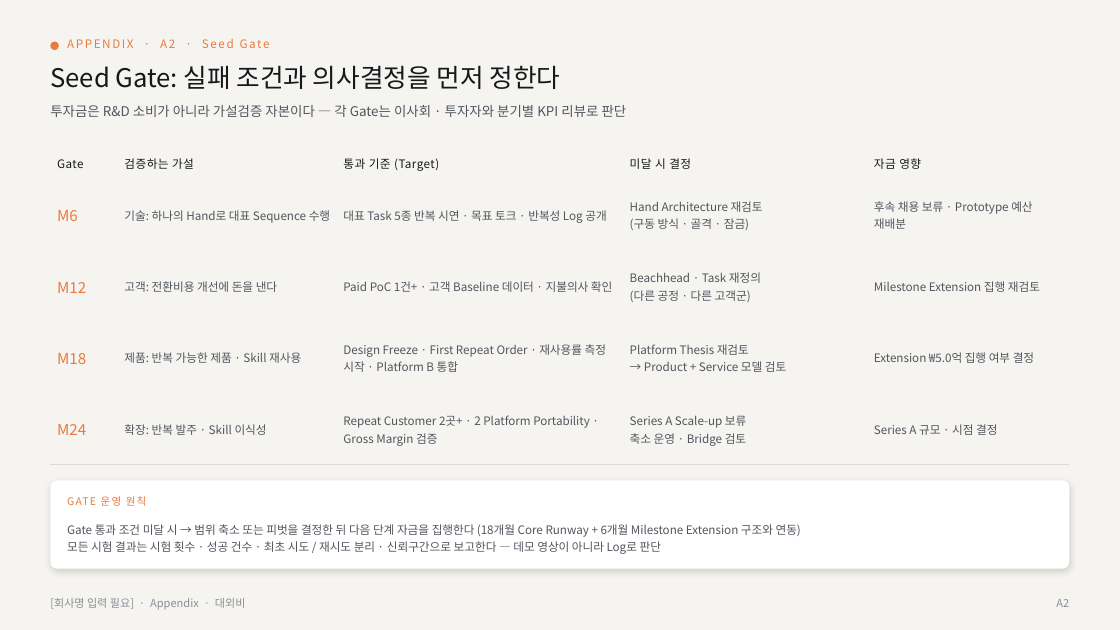
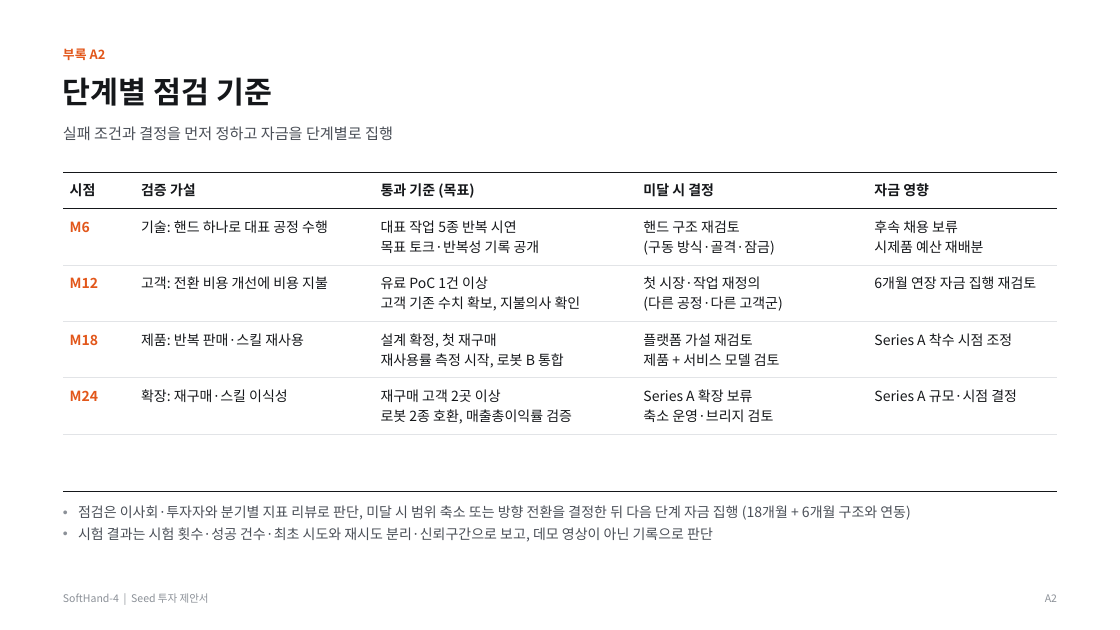
Before and after one commit to kimdonghyun2789-hash/D, a slide deck: slide 19 of SoftHand_Founding_Seed_IR_Deck_Final.pptx (slide 18 before the commit). Drawn at 1120x630 pixels with LibreOffice and Linux fonts; fonts in the diff are those of the drawing. Boxes give left, top, right and bottom in pixels: in the first picture for what was removed or moved away, otherwise in the second. Text is boxed around its words. In the diff, an @@ line names an element or a change of style, - is before the commit and + after.

```diff
--- a/SoftHand_Founding_Seed_IR_Deck_Final.pptx
+++ b/SoftHand_Founding_Seed_IR_Deck_Final.pptx
@@ background #F5F4F1 to #FFFFFF @@
@@ ellipse removed at (50, 41, 59, 50) @@
@@ text added at (63, 48, 106, 60), 11 pt, text #E2571B, bold @@
+부록 A2
@@ text removed at (67, 39, 270, 48) @@
-APPENDIX · A2 · Seed Gate
@@ text added at (63, 77, 272, 106), 26 pt, text #15171A, bold @@
+단계별 점검 기준
@@ text removed at (50, 105, 627, 117) @@
-투자금은 R&D 소비가 아니라 가설검증 자본이다 — 각 Gate는 이사회 · 투자자와 분기별 KPI 리뷰로 판단
@@ text at (63, 126, 393, 140): text changed; size 22 to 13 pt; text colour #16181B to #4A4F57 @@
-Seed Gate: 실패 조건과 의사결정을 먼저 정한다
+실패 조건과 결정을 먼저 정하고 자금을 단계별로 집행
@@ table at (63, 172, 1057, 434) @@
-row 1: Gate | 검증하는 가설 | 통과 기준 (Target) | 미달 시 결정 | 자금 영향
+row 1: 시점 | 검증 가설 | 통과 기준 (목표) | 미달 시 결정 | 자금 영향
-row 2: M6 | 기술: 하나의 Hand로 대표 Sequence 수행 | 대표 Task 5종 반복 시연 · 목표 토크 · 반복성 Log 공개 | Hand Architecture 재검토 / (구동 방식 · 골격 · 잠금) | 후속 채용 보류 · Prototype 예산 재배분
+row 2: M6 | 기술: 핸드 하나로 대표 공정 수행 | 대표 작업 5종 반복 시연 / 목표 토크·반복성 기록 공개 | 핸드 구조 재검토 / (구동 방식·골격·잠금) | 후속 채용 보류 / 시제품 예산 재배분
-row 3: M12 | 고객: 전환비용 개선에 돈을 낸다 | Paid PoC 1건+ · 고객 Baseline 데이터 · 지불의사 확인 | Beachhead · Task 재정의 / (다른 공정 · 다른 고객군) | Milestone Extension 집행 재검토
+row 3: M12 | 고객: 전환 비용 개선에 비용 지불 | 유료 PoC 1건 이상 / 고객 기존 수치 확보, 지불의사 확인 | 첫 시장·작업 재정의 / (다른 공정·다른 고객군) | 6개월 연장 자금 집행 재검토
-row 4: M18 | 제품: 반복 가능한 제품 · Skill 재사용 | Design Freeze · First Repeat Order · 재사용률 측정 시작 · Platform B 통합 | Platform Thesis 재검토 / → Product + Service 모델 검토 | Extension ₩5.0억 집행 여부 결정
+row 4: M18 | 제품: 반복 판매·스킬 재사용 | 설계 확정, 첫 재구매 / 재사용률 측정 시작, 로봇 B 통합 | 플랫폼 가설 재검토 / 제품 + 서비스 모델 검토 | Series A 착수 시점 조정
-row 5: M24 | 확장: 반복 발주 · Skill 이식성 | Repeat Customer 2곳+ · 2 Platform Portability · Gross Margin 검증 | Series A Scale-up 보류 / 축소 운영 · Bridge 검토 | Series A 규모 · 시점 결정
+row 5: M24 | 확장: 재구매·스킬 이식성 | 재구매 고객 2곳 이상 / 로봇 2종 호환, 매출총이익률 검증 | Series A 확장 보류 / 축소 운영·브리지 검토 | Series A 규모·시점 결정
@@ size 10 to 12 pt, text colour #16181B to #15171A, letter spacing 0.4 to 0 pt in "미달 시 결정", "자금 영향" @@
@@ bold on in "미달 시 결정", "자금 영향", "M6", "M12" and 2 more places @@
@@ size 13 to 12 pt, text colour #EC7A3C to #E2571B in "M6", "M12", "M18", "M24" @@
@@ line spacing 1.05 to 1 @@
@@ borders changed @@
@@ table: place and size @@
-table at (50, 147, 1070, 465)
+table at (63, 172, 1057, 434)
@@ rounded rectangle removed at (50, 481, 1070, 569) @@
@@ line added from (63, 492) to (1057, 492), #15171A 1 pt @@
@@ text at (78, 505, 911, 542): text changed; size 10 to 12 pt; text colour #51565E to #4A4F57 @@
-Gate 통과 조건 미달 시 → 범위 축소 또는 피벗을 결정한 뒤 다음 단계 자금을 집행한다 (18개월 Core Runway + 6개월 Milestone Extension 구조와 연동)
-모든 시험 결과는 시험 횟수 · 성공 건수 · 최초 시도 / 재시도 분리 · 신뢰구간으로 보고한다 — 데모 영상이 아니라 Log로 판단
+• 점검은 이사회·투자자와 분기별 지표 리뷰로 판단, 미달 시 범위 축소 또는 방향 전환을 결정한 뒤 다음 단계 자금 집행 (18개월 + 6개월 구조와 연동)
+• 시험 결과는 시험 횟수·성공 건수·최초 시도와 재시도 분리·신뢰구간으로 보고, 데모 영상이 아닌 기록으로 판단
@@ text removed at (101, 496, 147, 506) @@
-GATE 운영 원칙
@@ text removed at (50, 598, 246, 610) @@
-[회사명 입력 필요] · Appendix · 대외비
@@ text added at (63, 593, 209, 603), 9 pt, text #8C9198 @@
+SoftHand-4 | Seed 투자 제안서
@@ text "A2": place and size @@
-text "A2" at (1056, 599, 1069, 607)
+text "A2" at (1045, 594, 1057, 602)
@@ text "A2" at (1045, 594, 1057, 602): size 9.5 to 9 pt, text colour #8A8F97 to #8C9198; line spacing 1.12 to 1 @@
```
Also in this commit, not shown: 21 other slides changed, 11 slides added, 11 slides removed, 44 other files.
